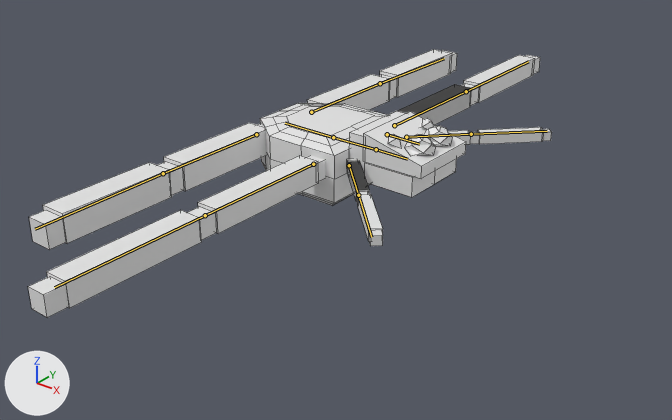
Before and after pictures for a commit that changed the Blender file Assets/SpiderWolfBlender.blend.
Rendered twice from a camera (50 mm lens) standing at (5.56, -7.29, 4.66) and looking at (0.13, -0.5, 0.45). Lighting does not change. The marker at lower left points along +X, +Y and +Z. The bones that bend it are drawn over the model as lines. Mesh edges are drawn as thin lines.
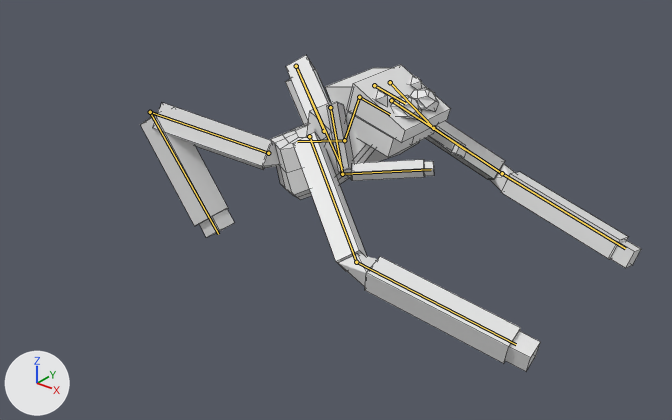
The newer file adds an action. The first version stands in its rest pose; the second is drawn at frame 23 of the action 'Crouch'.

Changed parts and their boxes [x1, y1, x2, y2] in the pictures (672 x 420 px):
'Cube.002', posed (17% taller): before [28, 49, 552, 318]; after [140, 55, 641, 371]
'Sphere.001', posed (15% taller): before [387, 118, 452, 156]; after [374, 76, 439, 120]
bone 'FrontBody', root to tip: before (333, 137) to (376, 149); after (344, 140) to (359, 97)
bone 'UpperPediL', root to tip: before (406, 137) to (471, 134); after (390, 82) to (433, 128)
bone 'LowerPediL', root to tip: before (471, 134) to (547, 131); after (433, 128) to (465, 150)
bone 'UpperLegL', root to tip: before (394, 125) to (466, 91); after (391, 100) to (502, 173)
bone 'LowerLegL', root to tip: before (466, 91) to (528, 61); after (502, 173) to (625, 248)
bone 'UpperPediR', root to tip: before (349, 165) to (358, 195); after (330, 107) to (342, 174)
bone 'LowerPediR', root to tip: before (358, 195) to (371, 237); after (342, 174) to (431, 169)
bone 'UpperLegR', root to tip: before (313, 164) to (205, 215); after (309, 136) to (356, 262)
bone 'LowerLegR', root to tip: before (205, 215) to (54, 287); after (356, 262) to (516, 344)
bone 'Head', root to tip: before (376, 149) to (407, 159); after (359, 97) to (390, 114)
bone 'BackBody', root to tip: before (333, 137) to (285, 123); after (344, 140) to (297, 141)
bone 'UpperBackLegR', root to tip: before (256, 134) to (163, 173); after (268, 153) to (150, 112)
bone 'LowerBackLegR', root to tip: before (163, 173) to (35, 229); after (150, 112) to (218, 234)
bone 'UpperBackLegL', root to tip: before (311, 112) to (380, 83); after (324, 131) to (296, 66)
bone 'LowerBackLegL', root to tip: before (380, 83) to (444, 58); after (296, 66) to (342, 168)

Edits to the bpy script that builds the scene:
```text
Change bone_frontbody:
    where bone_frontbody = bpy.data.objects['Armature'].pose.bones['FrontBody']
    bone_frontbody.location: (0.0, 0.0, 0.0) -> (0.0, 0.15, 0.0)
    bone_frontbody.rotation_quaternion: (1.0, 0.0, 0.0, 0.0) -> (0.819, 0.0, 0.0, 0.574)  # degrees (0, 0, 0) -> degrees (0, 0, 70)
Change bone_upperpedil:
    where bone_upperpedil = bpy.data.objects['Armature'].pose.bones['UpperPediL']  # child of 'FrontBody'
    bone_upperpedil.location: (0.0, 0.0, 0.0) -> (0.0, 0.0, -0.01)
    bone_upperpedil.rotation_quaternion: (1.0, 0.0, 0.0, 0.0) -> (0.677, -0.629, 0.123, 0.362)  # degrees (0, 0, 0) -> degrees (-77, 38, 25)
Change bone_lowerpedil:
    where bone_lowerpedil = bpy.data.objects['Armature'].pose.bones['LowerPediL']  # child of 'UpperPediL'
    bone_lowerpedil.rotation_quaternion: (1.0, 0.0, 0.0, 0.0) -> (0.679, -0.015, 0.337, -0.653)  # degrees (0, 0, 0) -> degrees (-31, 26, -95)
Change bone_upperlegl:
    where bone_upperlegl = bpy.data.objects['Armature'].pose.bones['UpperLegL']  # child of 'FrontBody'
    bone_upperlegl.rotation_quaternion: (1.0, 0.0, 0.0, 0.0) -> (0.226, -0.285, 0.821, -0.441)  # degrees (0, 0, 0) -> degrees (-121, 7, -138)
Change bone_lowerlegl:
    where bone_lowerlegl = bpy.data.objects['Armature'].pose.bones['LowerLegL']  # child of 'UpperLegL'
    bone_lowerlegl.location: (0.0, 0.0, 0.0) -> (-0.04, 0.03, 0.06)
    bone_lowerlegl.rotation_quaternion: (1.0, 0.0, 0.0, 0.0) -> (0.821, 0.253, -0.472, -0.199)  # degrees (0, 0, 0) -> degrees (55, -42, -50)
Change bone_upperpedir:
    where bone_upperpedir = bpy.data.objects['Armature'].pose.bones['UpperPediR']  # child of 'FrontBody'
    bone_upperpedir.location: (0.0, 0.0, 0.0) -> (0.0, 0.0, -0.01)
    bone_upperpedir.rotation_quaternion: (1.0, 0.0, 0.0, 0.0) -> (0.677, -0.629, -0.123, -0.362)  # degrees (0, 0, 0) -> degrees (-77, -38, -25)
Change bone_lowerpedir:
    where bone_lowerpedir = bpy.data.objects['Armature'].pose.bones['LowerPediR']  # child of 'UpperPediR'
    bone_lowerpedir.rotation_quaternion: (1.0, 0.0, 0.0, 0.0) -> (0.679, -0.015, -0.337, 0.653)  # degrees (0, 0, 0) -> degrees (-31, -26, 95)
Change bone_upperlegr:
    where bone_upperlegr = bpy.data.objects['Armature'].pose.bones['UpperLegR']  # child of 'FrontBody'
    bone_upperlegr.rotation_quaternion: (1.0, 0.0, 0.0, 0.0) -> (0.258, -0.272, -0.811, 0.448)  # degrees (0, 0, 0) -> degrees (-118, -10, 137)
Change bone_lowerlegr:
    where bone_lowerlegr = bpy.data.objects['Armature'].pose.bones['LowerLegR']  # child of 'UpperLegR'
    bone_lowerlegr.location: (0.0, 0.0, 0.0) -> (-0.03, -0.04, -0.06)
    bone_lowerlegr.rotation_quaternion: (1.0, 0.0, 0.0, 0.0) -> (0.82, 0.242, 0.46, 0.237)  # degrees (0, 0, 0) -> degrees (53, 40, 53)
Change bone_head:
    where bone_head = bpy.data.objects['Armature'].pose.bones['Head']  # child of 'FrontBody'
    bone_head.location: (0.0, 0.0, 0.0) -> (0.0, 0.0, 0.01)
    bone_head.rotation_quaternion: (1.0, 0.0, 0.0, 0.0) -> (0.737, -0.676, 0.0, 0.0)  # degrees (0, 0, 0) -> degrees (-85, 0, 0)
Change bone_backbody:
    where bone_backbody = bpy.data.objects['Armature'].pose.bones['BackBody']
    bone_backbody.location: (0.0, 0.0, 0.0) -> (0.0, -0.15, 0.0)
    bone_backbody.rotation_quaternion: (1.0, 0.0, 0.0, 0.0) -> (0.991, -0.131, 0.0, 0.0)  # degrees (0, 0, 0) -> degrees (-15, 0, 0)
Change bone_upperbacklegr:
    where bone_upperbacklegr = bpy.data.objects['Armature'].pose.bones['UpperBackLegR']  # child of 'BackBody'
    bone_upperbacklegr.location: (0.0, 0.0, 0.0) -> (0.0, 0.0, 0.01)
    bone_upperbacklegr.rotation_quaternion: (1.0, 0.0, 0.0, 0.0) -> (0.866, 0.425, 0.052, -0.259)  # degrees (0, 0, 0) -> degrees (48, 18, -25)
Change bone_lowerbacklegr:
    where bone_lowerbacklegr = bpy.data.objects['Armature'].pose.bones['LowerBackLegR']  # child of 'UpperBackLegR'
    bone_lowerbacklegr.rotation_quaternion: (1.0, 0.0, 0.0, 0.0) -> (0.324, -0.934, -0.149, -0.005)  # degrees (0, 0, 0) -> degrees (-143, -6, 16)
Change bone_upperbacklegl:
    where bone_upperbacklegl = bpy.data.objects['Armature'].pose.bones['UpperBackLegL']  # child of 'BackBody'
    bone_upperbacklegl.location: (0.0, 0.0, 0.0) -> (0.01, 0.0, -0.01)
    bone_upperbacklegl.rotation_quaternion: (1.0, 0.0, 0.0, 0.0) -> (0.879, 0.284, -0.049, 0.381)  # degrees (0, 0, 0) -> degrees (29, -18, 42)
Change bone_lowerbacklegl:
    where bone_lowerbacklegl = bpy.data.objects['Armature'].pose.bones['LowerBackLegL']  # child of 'UpperBackLegL'
    bone_lowerbacklegl.rotation_quaternion: (1.0, 0.0, 0.0, 0.0) -> (0.324, -0.878, 0.147, -0.321)  # degrees (0, 0, 0) -> degrees (-131, -28, -32)
```
